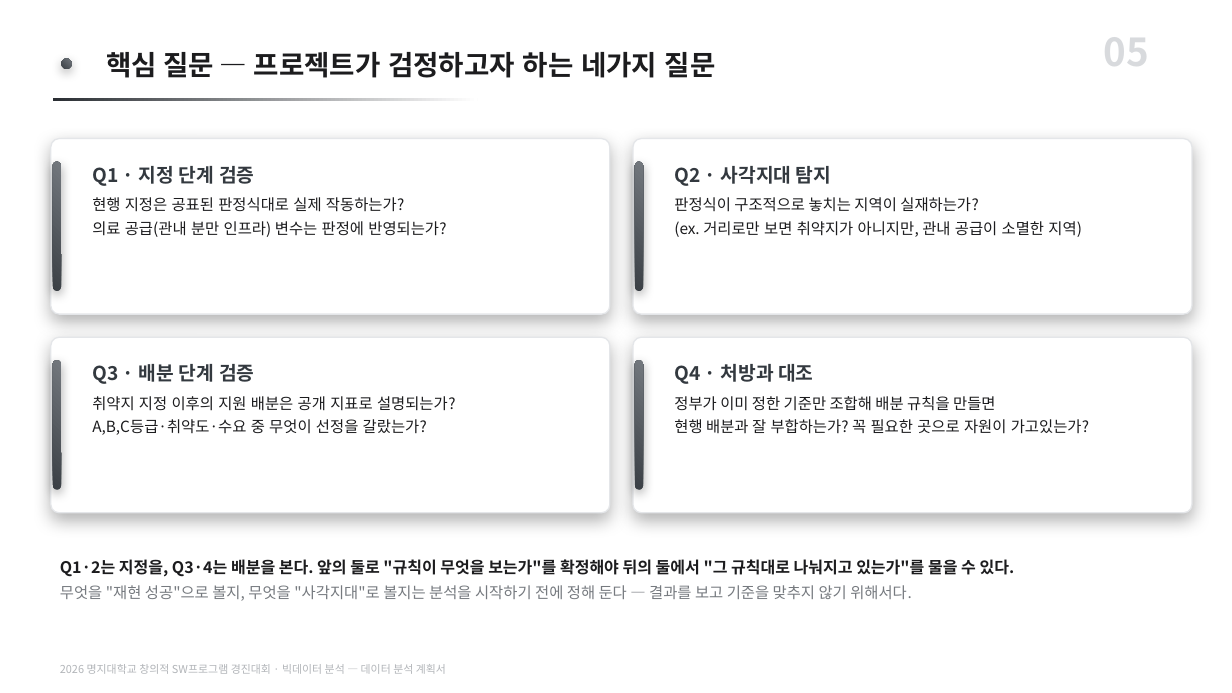
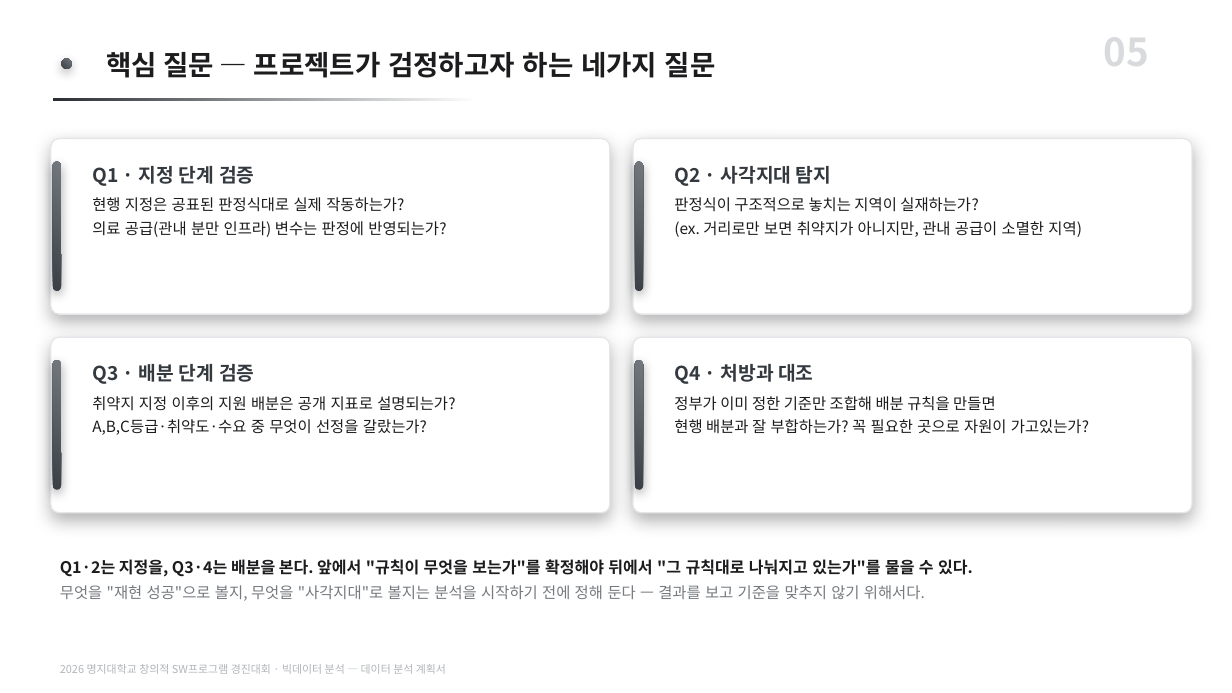
Before and after one commit to karvvan/maternity-care-policy-audit, a slide deck: slide 5 of 04_제출물/데이터분석_계획서.pptx. Drawn at 1232x693 pixels with LibreOffice and Linux fonts; fonts in the diff are those of the drawing. Boxes give left, top, right and bottom in pixels: in the first picture for what was removed or moved away, otherwise in the second. Text is boxed around its words. In the diff, an @@ line names an element or a change of style, - is before the commit and + after.

```diff
--- a/04_제출물/데이터분석_계획서.pptx
+++ b/04_제출물/데이터분석_계획서.pptx
@@ text at <box>60,556,973,577</box>: text changed @@
-Q1·2는 지정을, Q3·4는 배분을 본다. 앞의 둘로 "규칙이 무엇을 보는가"를 확정해야 뒤의 둘에서 "그 규칙대로 나눠지고 있는가"를 물을 수 있다.
+Q1·2는 지정을, Q3·4는 배분을 본다. 앞에서 "규칙이 무엇을 보는가"를 확정해야 뒤에서 "그 규칙대로 나눠지고 있는가"를 물을 수 있다.
```
Also in this commit, not shown: 1 other slide changed, 3 other files.
